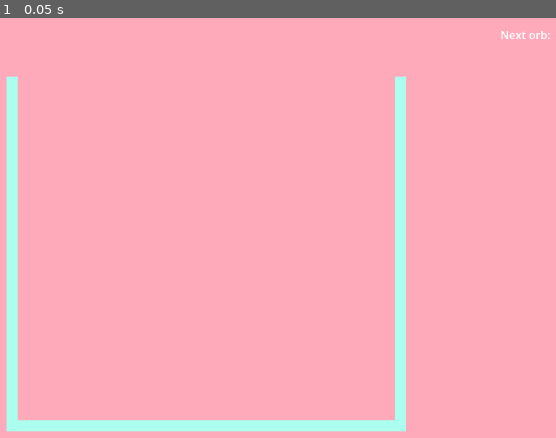
Above: before the commit, frame 1.
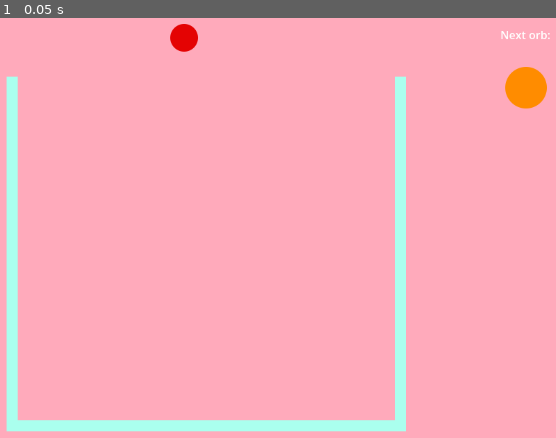
Above: after the commit, the same moment.

Repository: LailaiLand/Orbz
Game: Godot game, scene res://main.tscn
The game is run twice, just before and just after one commit, with the same random seed, the same clock (stepped at 60 frames per second) and the same inputs.
Inputs:
- Up to frame 1 (0.05 s): no input

The runs differ from the first frame. In frame 1, 0.9% of the frame differs, in the area x 30-99%, y 1-22%.
Error before the commit: Parse Error: Expected indented block after function declaration. (res://GameBoard.gd:66)

Commit message:
Many rewrites
Been trying different things. Break time now.

Diff:
--- a/GameBoard.gd
+++ b/GameBoard.gd
@@ -1,12 +1,4 @@
 extends CanvasLayer
-
-var current_orb = []
-var next_orb = []
-var all_orbs = []
-var stop_left = false
-var stop_right = false
-
-var speed = 10
 
 @export var red_orb_scene: PackedScene
 @export var orange_orb_scene: PackedScene
@@ -16,52 +8,53 @@
 @export var violet_orb_scene: PackedScene
 @export var pride_orb_scene: PackedScene
 
+var current_orb
+var next_orb
+var speed = 10
+var all_orbs = []
+var stop_left = false
+var stop_right = false
+
 func _ready():
 	var start_orb = red_orb_scene.instantiate()
+	start_orb.position = $PlacementMarker.position
 	start_orb.gravity_scale = 0
-	start_orb.position = $NextMarker.position
 	add_child(start_orb)
-	next_orb.push_front(start_orb)
-	new_orb()
+	current_orb = start_orb
+	next_orb = random_next_orb()
+
+
+func random_next_orb():
+	var random_num = randi_range(1, 3)
+	var temp_next
+	if random_num == 1:
+		temp_next = red_orb_scene.instantiate()
+	elif random_num == 2:
+		temp_next = orange_orb_scene.instantiate()
+	elif random_num == 3:
+		temp_next = yellow_orb_scene.instantiate()
+	temp_next.position = $NextMarker.position
+	temp_next.gravity_scale = 0
+	add_child(temp_next)
+	return temp_next
+
 
 func get_input():
-	var input_direction
-	if !stop_left and Input.is_action_just_pressed("move_left"):
-		input_direction = Vector2(-1, 0)
-	elif !stop_right and Input.is_action_just_pressed("move_right"):
-		input_direction = Vector2(1, 0)
-	else:
-		input_direction = Vector2.ZERO
-	$PlacementMarker.position = $PlacementMarker.position + input_direction * speed
-
-func _process(delta):
-	current_orb[0].position = $PlacementMarker.position
-	get_input()
-	if Input.is_action_just_pressed("drop"):
-		drop()
+	#TODO: use _physics_prosess and move_and_slide on orbs
+	pass
 
 
-func new_orb():
-	$PlacementMarker.position = Vector2(512, 56)
-	current_orb.push_front(next_orb[0])
-	next_orb.clear()
-	next_orb.push_front(get_random_orb())
+func _on_stop_left_body_entered(_body):
+	stop_left = true
 
 
+func _on_stop_left_body_exited(_body):
+	stop_left = false
 
-func get_random_orb():
-	var rand_num = randi_range(1, 3)
-	var rand_orb
-	if rand_num == 1 :
-		rand_orb = red_orb_scene.instantiate()
-	elif rand_num == 2 :
-		rand_orb = orange_orb_scene.instantiate()
-	elif rand_num == 3 :
-		rand_orb = yellow_orb_scene.instantiate()
-	rand_orb.position = $NextMarker.position
-	rand_orb.gravity_scale = 0
-	add_child(rand_orb)
-	return rand_orb
 
-func drop():
-	#TODO add a timer and shit to make this work
+func _on_stop_right_body_entered(_body):
+	stop_right = true
+
+
+func _on_stop_right_body_exited(_body):
+	stop_right = false
--- a/main.tscn
+++ b/main.tscn
@@ -10,7 +10,7 @@
 [ext_resource type="PackedScene" uid="uid://dc0pv4ic6ybm7" path="res://orb_pride.tscn" id="7_htpm1"]
 
 [sub_resource type="RectangleShape2D" id="RectangleShape2D_mc8c1"]
-size = Vector2(16, 112)
+size = Vector2(17.5, 99)
 
 [node name="Main" type="Node2D"]
 
@@ -70,12 +70,14 @@
 position = Vector2(264, 56)
 
 [node name="CollisionShape2D" type="CollisionShape2D" parent="GameBoard/StopLeft"]
+position = Vector2(0.5, 0)
 shape = SubResource("RectangleShape2D_mc8c1")
 
 [node name="StopRight" type="Area2D" parent="GameBoard"]
 position = Vector2(824, 56)
 
 [node name="CollisionShape2D" type="CollisionShape2D" parent="GameBoard/StopRight"]
+position = Vector2(-0.25, -0.5)
 shape = SubResource("RectangleShape2D_mc8c1")
 
 [node name="Label" type="Label" parent="GameBoard"]
@@ -85,3 +87,11 @@
 offset_bottom = 66.0
 text = "Next orb:"
 horizontal_alignment = 1
+
+[node name="DropTimer" type="Timer" parent="GameBoard"]
+one_shot = true
+
+[connection signal="body_entered" from="GameBoard/StopLeft" to="GameBoard" method="_on_stop_left_body_entered"]
+[connection signal="body_exited" from="GameBoard/StopLeft" to="GameBoard" method="_on_stop_left_body_exited"]
+[connection signal="body_entered" from="GameBoard/StopRight" to="GameBoard" method="_on_stop_right_body_entered"]
+[connection signal="body_exited" from="GameBoard/StopRight" to="GameBoard" method="_on_stop_right_body_exited"]
